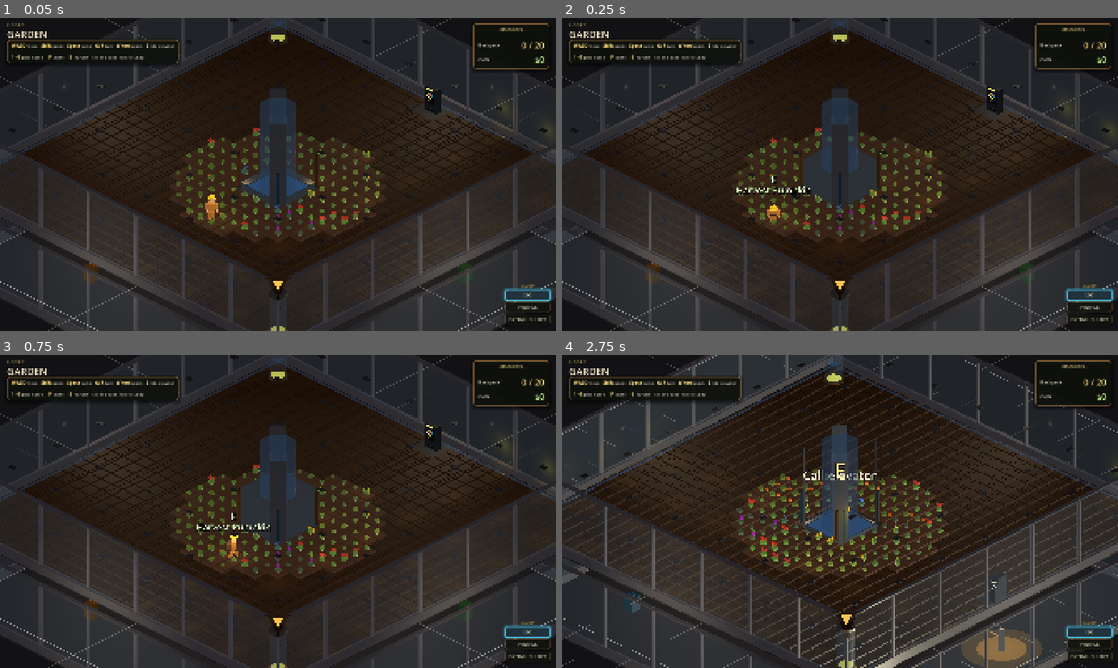
Above: before the commit, frames 1-4 (two rows, left to right).
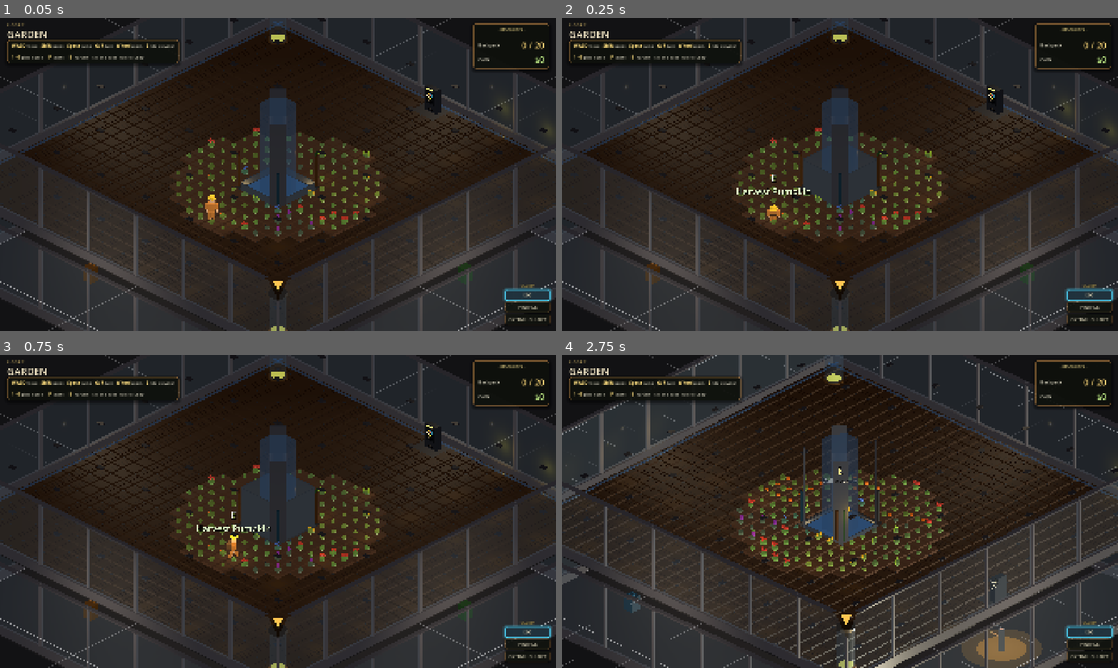
Above: after the commit, the same moments.

Repository: jaredclarkgay/space-tower-iso
Game: Godot game, scene res://scenes/tower/tower.tscn
The game is run twice, just before and just after one commit, with the same random seed, the same clock (stepped at 60 frames per second) and the same inputs.
Inputs (mouse positions are in pixels of both pictures, inside the frame that each line leads up to):
- Up to frame 1 (0.05 s): no input
- Up to frame 2 (0.25 s): no input
- Up to frame 3 (0.75 s): tap Enter at 0.5 s; move the mouse to (400, 495) at 0.52 s; hold D (move_right) from 0.53 s (still down); hold Middle mouse button (camera_pan) from 0.53 s (still down); click (400, 495) at 0.67 s
- Up to frame 4 (2.75 s): tap Space (jump) at 0.77, 2 s; release D (move_right) at 1.25 s; release Middle mouse button (camera_pan) at 1.25 s; drag from (728, 527) to (812, 574) at 1.27 s; move the mouse to (895, 442) at 2.02 s; hold D (move_right) from 2.03 s (still down); hold R (camera_rotate_right) from 2.03 s (still down)

Frame 1 is identical in both runs. In frame 2, 0.2% of the frame differs, in the area x 31-45%, y 50-58%; in frame 3, 0.2%; in frame 4, 0.3%, in the area x 43-57%, y 34-41%.

Commit message:
fix(hud): stop prompt text overlapping at any zoom (E / label)
The elevator prompt scaled each Label3D's pixel_size independently (via
LabelScaler) at fixed world-Y positions, so zooming out grew the glyphs but
not the gap — 'E' overlapped 'Ride elevator'. Switched it to scale the whole
prompt group as one (matching iso_player's prompt), with the 'E' and label as
small fixed offsets around a single anchor, so their spacing is preserved at
every zoom. Also gave the player's E-prompt extra headroom (0.55->0.66 over
-0.25->-0.34) so 'E' clears longer labels like 'Collect N Crops'.

Co-Authored-By: Claude Opus 4.8 (1M context) <noreply@anthropic.com>

Diff:
--- a/scenes/floor_2/iso_player.gd
+++ b/scenes/floor_2/iso_player.gd
@@ -1114,7 +1114,7 @@
 	_e_prompt.pixel_size = 0.008
 	_e_prompt.billboard = BaseMaterial3D.BILLBOARD_ENABLED
 	_e_prompt.no_depth_test = true
-	_e_prompt.position = Vector3(0, 0.55, 0)
+	_e_prompt.position = Vector3(0, 0.66, 0)   # extra headroom so "E" clears the label
 	_prompt_root.add_child(_e_prompt)
 
 	_harvest_label = Label3D.new()
@@ -1127,7 +1127,7 @@
 	_harvest_label.pixel_size = 0.008
 	_harvest_label.billboard = BaseMaterial3D.BILLBOARD_ENABLED
 	_harvest_label.no_depth_test = true
-	_harvest_label.position = Vector3(0, -0.25, 0)
+	_harvest_label.position = Vector3(0, -0.34, 0)
 	_prompt_root.add_child(_harvest_label)
 
 
--- a/scenes/shared/elevator_platform.gd
+++ b/scenes/shared/elevator_platform.gd
@@ -7,8 +7,6 @@
 # rider's transform (GameState.riding_elevator), so the tower's visibility +
 # camera follow naturally as the floors pass.
 
-const LabelScaler = preload("res://scenes/shared/label_scaler.gd")
-
 @onready var _c: Node = get_node("/root/Constants")
 @onready var _gs: Node = get_node("/root/GameState")
 
@@ -18,6 +16,7 @@
 const NAMES := {1: "Utility", 2: "Garden", 3: "Arboretum"}
 const CAR_HALF := 1.7              # platform half-extent (fits inside the ±2 shaft)
 const DOOR_HEIGHT := 2.8
+const PROMPT_ANCHOR_Y := 2.7       # prompt-stack height above the player's feet
 const SPEED := 6.0                 # m/s vertical travel
 const INTERACT_RADIUS := 2.4
 
@@ -64,10 +63,12 @@
 func _physics_process(delta: float) -> void:
 	if _player == null:
 		return
-	# Float the prompt at the player's level near the shaft (works whether the
-	# car is at their floor or being called from another).
+	# Float the prompt stack a fixed height above the player (works whether the
+	# car is at their floor or being called from another). The "E" + label are
+	# small offsets around this anchor and the whole group scales as one (see
+	# _update_label_scale), so they never overlap regardless of zoom.
 	if _prompt_root:
-		_prompt_root.position.y = _player.global_position.y
+		_prompt_root.position.y = _player.global_position.y + PROMPT_ANCHOR_Y
 	match _state:
 		State.IDLE:
 			_update_idle(delta)
@@ -293,28 +294,31 @@
 	_prompt_root.visible = false
 	add_child(_prompt_root)
 
+	# "E" + label are SMALL offsets around the prompt-stack origin and share a
+	# fixed pixel_size; _update_label_scale scales the whole _prompt_root as one
+	# group, so the gap between them is preserved at every zoom (no overlap).
 	_prompt_e = Label3D.new()
 	_prompt_e.text = "E"
-	_prompt_e.font_size = 96
+	_prompt_e.font_size = 84
 	_prompt_e.outline_size = 12
 	_prompt_e.modulate = Color(1.0, 0.92, 0.55, 1.0)
 	_prompt_e.outline_modulate = Color(0, 0, 0, 0.92)
-	_prompt_e.pixel_size = 0.005
+	_prompt_e.pixel_size = 0.0075
 	_prompt_e.billboard = BaseMaterial3D.BILLBOARD_ENABLED
 	_prompt_e.no_depth_test = true
-	_prompt_e.position = Vector3(0, 3.2, 0)
+	_prompt_e.position = Vector3(0, 0.45, 0)
 	_prompt_root.add_child(_prompt_e)
 
 	_prompt_label = Label3D.new()
 	_prompt_label.text = "Ride elevator"
-	_prompt_label.font_size = 56
+	_prompt_label.font_size = 48
 	_prompt_label.outline_size = 8
 	_prompt_label.modulate = Color(1.0, 0.96, 0.85, 1.0)
 	_prompt_label.outline_modulate = Color(0, 0, 0, 0.92)
-	_prompt_label.pixel_size = 0.005
+	_prompt_label.pixel_size = 0.0075
 	_prompt_label.billboard = BaseMaterial3D.BILLBOARD_ENABLED
 	_prompt_label.no_depth_test = true
-	_prompt_label.position = Vector3(0, 2.85, 0)
+	_prompt_label.position = Vector3(0, -0.28, 0)
 	_prompt_root.add_child(_prompt_label)
 
 	_build_chooser_ui()
@@ -374,6 +378,9 @@
 	var cam: Camera3D = get_viewport().get_camera_3d()
 	if cam == null:
 		return
+	# Scale the whole prompt group (matches iso_player's prompt): keeps the "E"
+	# and label locked in relative layout so they never overlap, and keeps the
+	# prompt from dominating the frame in close camera modes.
 	var def: float = float(_c.CAMERA_ORTHO_SIZE_DEFAULT)
-	LabelScaler.update(_prompt_e, _c.LABEL_BASE_PX_BIG, cam, def)
-	LabelScaler.update(_prompt_label, _c.LABEL_BASE_PX_MID, cam, def)
+	var k: float = clampf(cam.size / def, 0.18, 1.0)
+	_prompt_root.scale = Vector3.ONE * k
